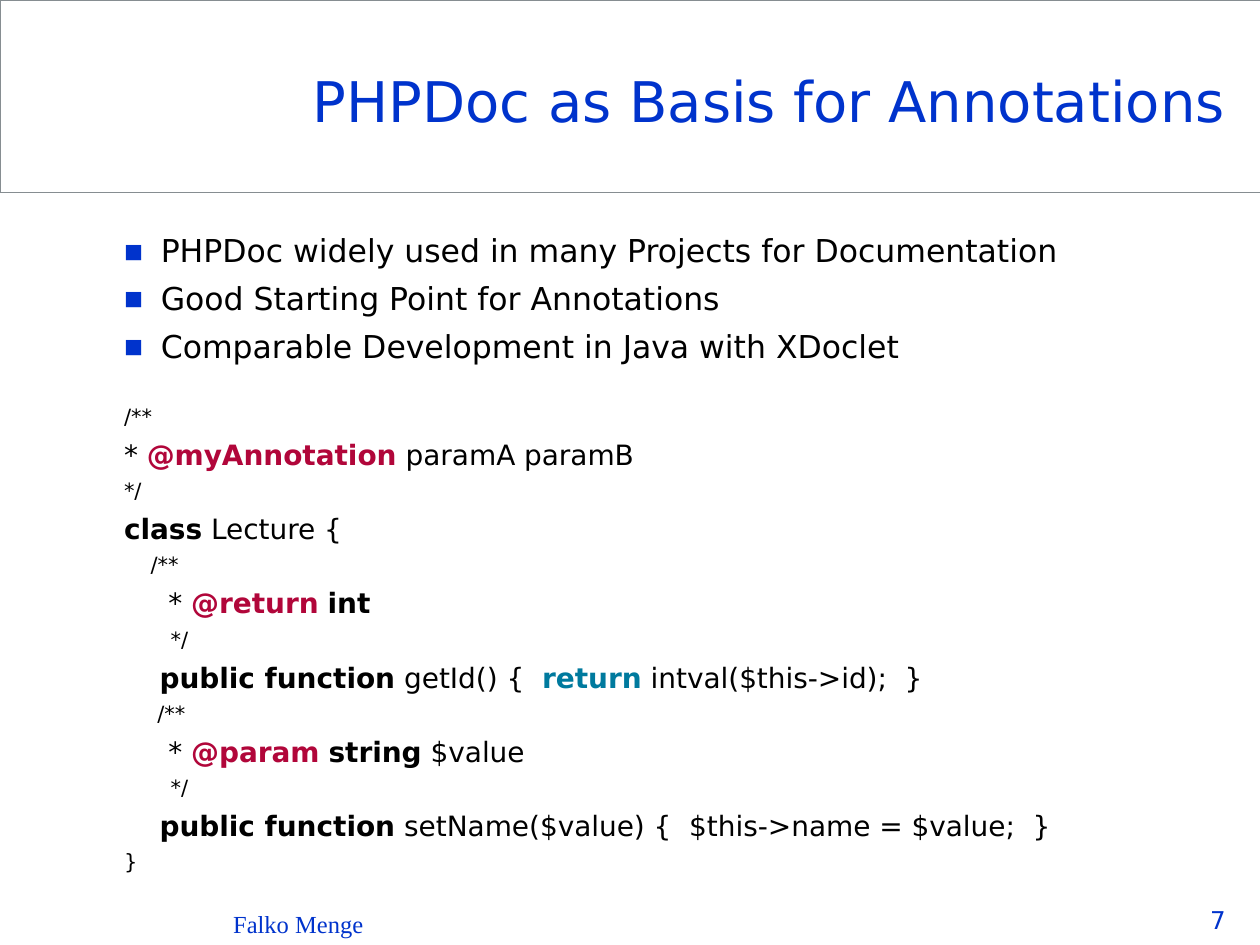
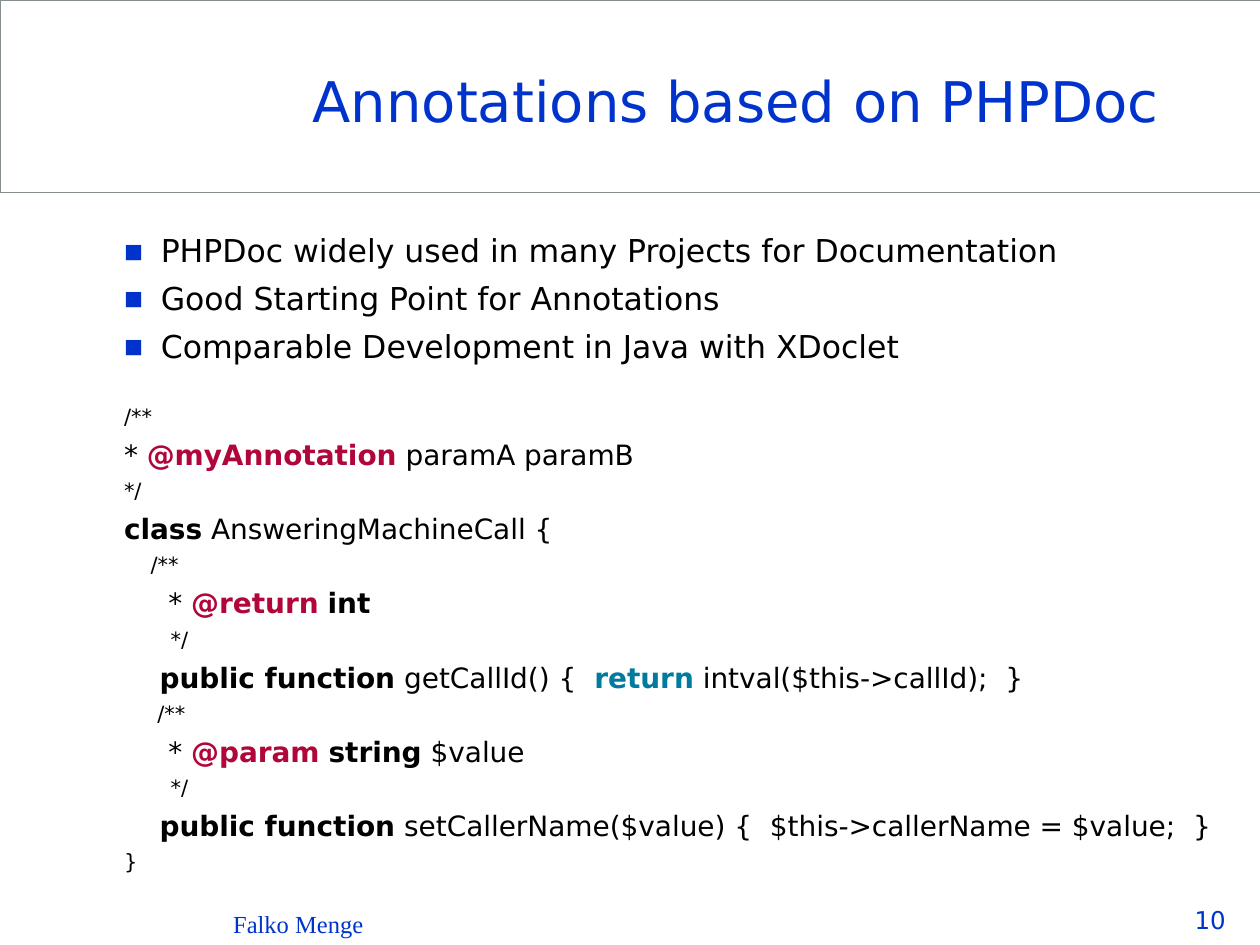
Before and after one commit to Seb35/InstantSVC, a slide deck: slide 10 of doc/presentations/InstantSVC - The PHP Web Service Builder.ppt (slide 7 before the commit). Drawn at 1260x945 pixels with LibreOffice and Linux fonts; fonts in the diff are those of the drawing; background and template pictures are left out. Boxes give left, top, right and bottom in pixels: in the first picture for what was removed or moved away, otherwise in the second. Text is boxed around its words. In the diff, an @@ line names an element or a change of style, - is before the commit and + after.

Commit message:
final version of the presentation

```diff
--- a/doc/presentations/InstantSVC - The PHP Web Service Builder.ppt
+++ b/doc/presentations/InstantSVC - The PHP Web Service Builder.ppt
@@ title at [313,79,1159,123]: text changed @@
-PHPDoc as Basis for Annotations
+Annotations based on PHPDoc
@@ text at [124,517,526,545]: text changed @@
-  class Lecture {
+  class AnsweringMachineCall {
@@ text at [160,666,988,694]: text changed @@
-  public function getId() { return intval($this->id); }
+  public function getCallId() { return intval($this->callId); }
@@ text at [160,814,1175,842]: text changed @@
-  public function setName($value) { $this->name = $value; }
+  public function setCallerName($value) { $this->callerName = $value; }
@@ page number at [1195,911,1226,930]: text changed @@
-7
+10
```
Also in this commit, not shown: 21 other slides changed, 8 slides added.
